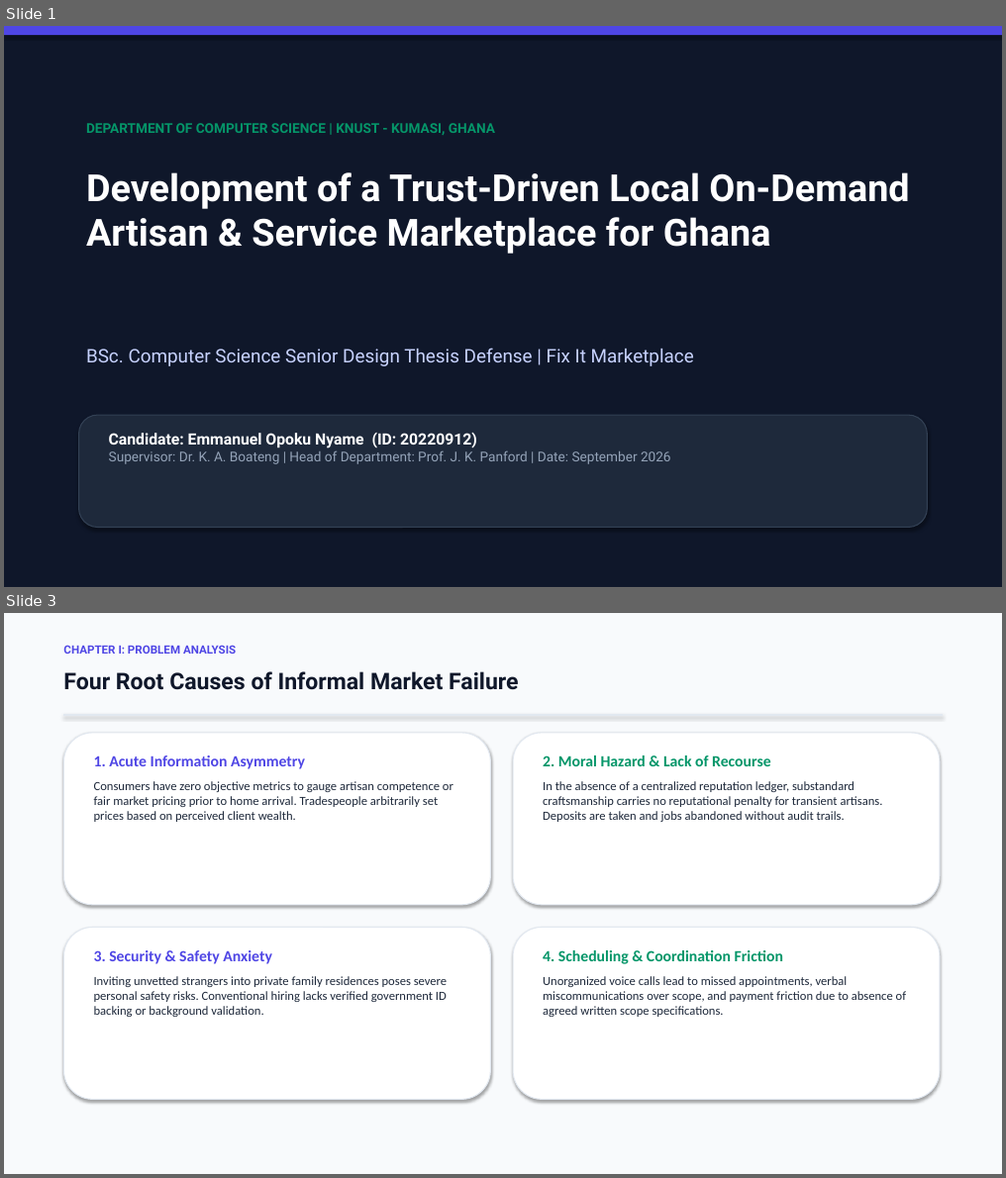
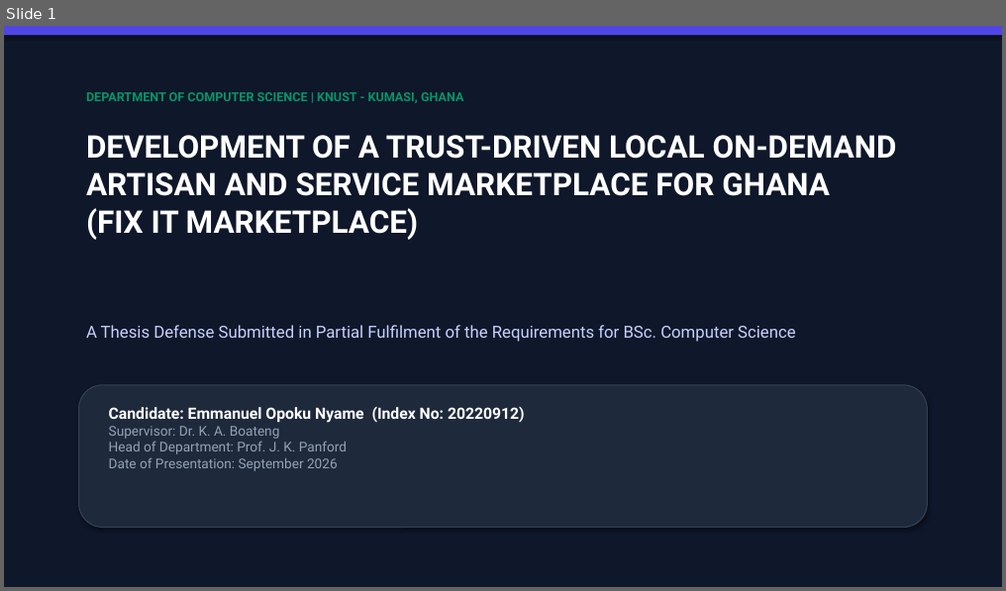
Before and after one commit to emperiumsoul/fix-it-marketplace, a slide deck: Fix_It_Marketplace_Defense_Presentation.pptx. Shown one above the other, each under a label of ours: slides 1 and 3 before the commit, slide 1 after it; the slides between them are not shown. The pictures are 1006x1178 and 1006x591 pixels, drawn with LibreOffice and Linux fonts; fonts in the diff are those of the drawing. Boxes give left, top, right and bottom in pixels: in the first picture for what was removed or moved away, otherwise in the second. Text is boxed around its words. In the diff, an @@ line names an element or a change of style, - is before the commit and + after.

Commit message:
docs: align defense presentation slide deck directly to departmental thesis layout template (21 widescreen slides)

```diff
--- a/Fix_It_Marketplace_Defense_Presentation.pptx
+++ b/Fix_It_Marketplace_Defense_Presentation.pptx
@@ slide 3 removed at [4, 613, 1002, 1174], background #F8FAFC @@
@@ text removed at [63, 645, 236, 654] @@
-CHAPTER I: PROBLEM ANALYSIS
@@ text removed at [63, 671, 518, 690] @@
-Four Root Causes of Informal Market Failure
@@ rectangle removed at [63, 714, 943, 716] @@
@@ rounded rectangle removed at [63, 733, 491, 905] @@
@@ text removed at [94, 756, 453, 822] @@
-1. Acute Information Asymmetry
-Consumers have zero objective metrics to gauge artisan competence or fair market pricing prior to home arrival. Tradespeople arbitrarily set prices based on perceived client wealth.
@@ rounded rectangle removed at [513, 733, 940, 905] @@
@@ text removed at [543, 756, 883, 822] @@
-2. Moral Hazard & Lack of Recourse
-In the absence of a centralized reputation ledger, substandard craftsmanship carries no reputational penalty for transient artisans. Deposits are taken and jobs abandoned without audit trails.
@@ rounded rectangle removed at [63, 928, 491, 1100] @@
@@ rounded rectangle removed at [513, 928, 940, 1100] @@
@@ text removed at [94, 951, 447, 1017] @@
-3. Security & Safety Anxiety
-Inviting unvetted strangers into private family residences poses severe personal safety risks. Conventional hiring lacks verified government ID backing or background validation.
@@ text removed at [543, 951, 906, 1017] @@
-4. Scheduling & Coordination Friction
-Unorganized voice calls lead to missed appointments, verbal miscommunications over scope, and payment friction due to absence of agreed written scope specifications.
@@ slide 1 changed as well @@
@@ text "DEPARTMENT OF COMPUTER SCIENCE | ...": place and size @@
-text "DEPARTMENT OF COMPUTER SCIENCE | ..." at [86, 123, 495, 135]
+text "DEPARTMENT OF COMPUTER SCIENCE | ..." at [86, 92, 464, 103]
@@ text "DEPARTMENT OF COMPUTER SCIENCE | ..." at [86, 92, 464, 103]: size 13 to 12 pt @@
@@ text at [86, 135, 897, 240]: text changed; size 36 to 30 pt @@
-Development of a Trust-Driven Local On-Demand Artisan & Service Marketplace for Ghana
+DEVELOPMENT OF A TRUST-DRIVEN LOCAL ON-DEMAND ARTISAN AND SERVICE MARKETPLACE FOR GHANA
+(FIX IT MARKETPLACE)
@@ text at [86, 325, 796, 342]: text changed; size 18 to 16 pt @@
-BSc. Computer Science Senior Design Thesis Defense | Fix It Marketplace
+A Thesis Defense Submitted in Partial Fulfilment of the Requirements for BSc. Computer Science
@@ rounded rectangle: place and size @@
-rounded rectangle at [79, 415, 927, 528]
+rounded rectangle at [79, 385, 927, 528]
@@ text at [109, 407, 525, 472]: text changed @@
-Candidate: Emmanuel Opoku Nyame (ID: 20220912)
-Supervisor: Dr. K. A. Boateng | Head of Department: Prof. J. K. Panford | Date: September 2026
+Candidate: Emmanuel Opoku Nyame (Index No: 20220912)
+Supervisor: Dr. K. A. Boateng
+Head of Department: Prof. J. K. Panford
+Date of Presentation: September 2026
```
Also in this commit, not shown: 5 other slides changed, 15 slides added, 12 other slides removed, 1 other file.
